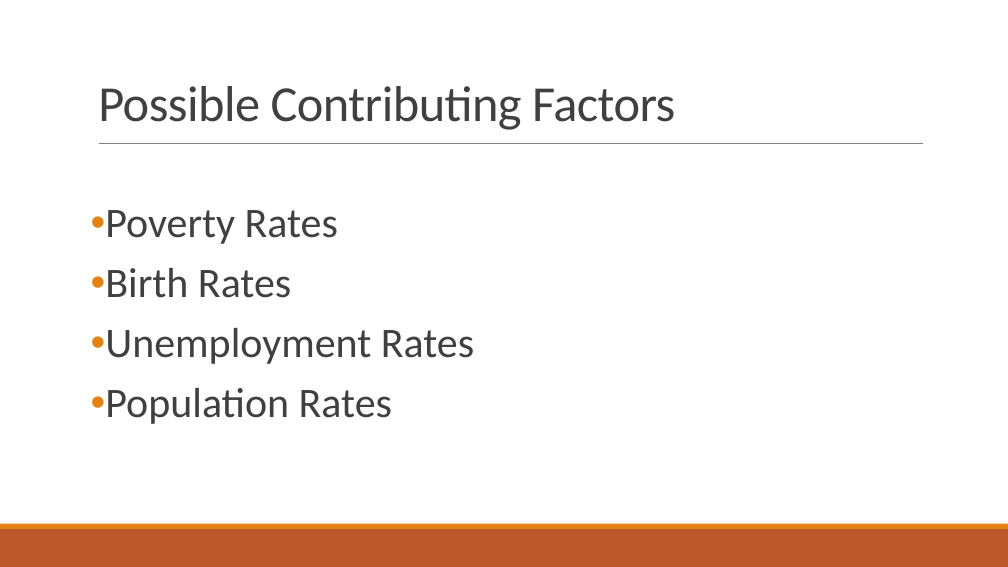
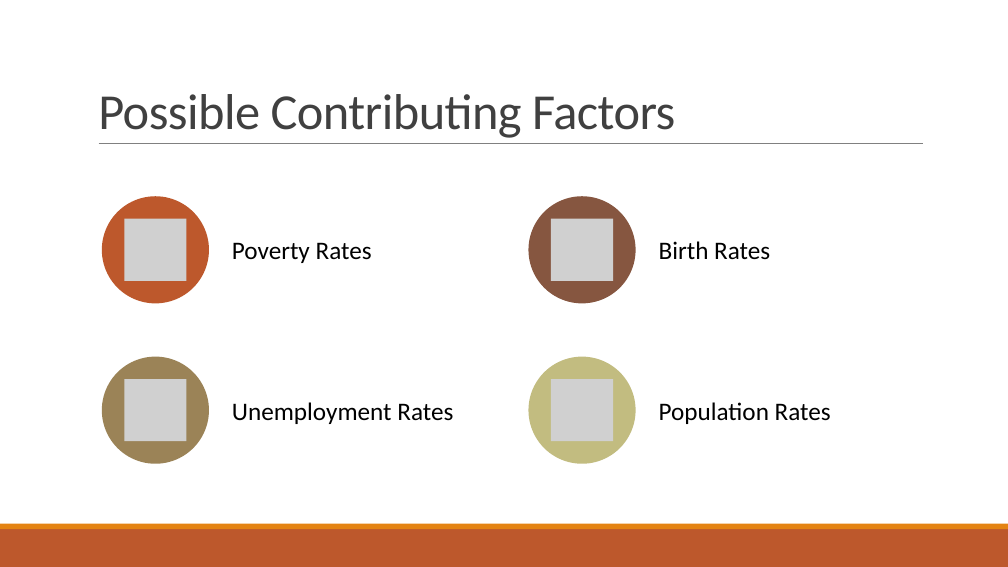
Before and after one commit to bryanclanton/TennCare-Enrollment-Analysis, a slide deck: slide 6 of Impacts to TennCare.pptx (slide 5 before the commit). Drawn at 1008x567 pixels with LibreOffice and Linux fonts; fonts in the diff are those of the drawing; grey boxes stand for pictures. Boxes give left, top, right and bottom in pixels: in the first picture for what was removed or moved away, otherwise in the second. Text is boxed around its words. In the diff, an @@ line names an element or a change of style, - is before the commit and + after.

```diff
--- a/Impacts to TennCare.pptx
+++ b/Impacts to TennCare.pptx
@@ title "Possible Contributing Factors": place and size @@
-title "Possible Contributing Factors" at [98, 86, 675, 130]
+title "Possible Contributing Factors" at [98, 94, 675, 138]
@@ text removed at [105, 210, 474, 424] @@
-• Poverty Rates
-• Birth Rates
-• Unemployment Rates
-• Population Rates
@@ group added at [102, 197, 831, 464]: 4 ellipses, 4 pictures, 4 texts @@
+Poverty Rates
+Birth Rates
+Unemployment Rates
+Population Rates
```
Also in this commit, not shown: 11 other slides changed, 3 slides added, 1 slide removed, 1 other file.
